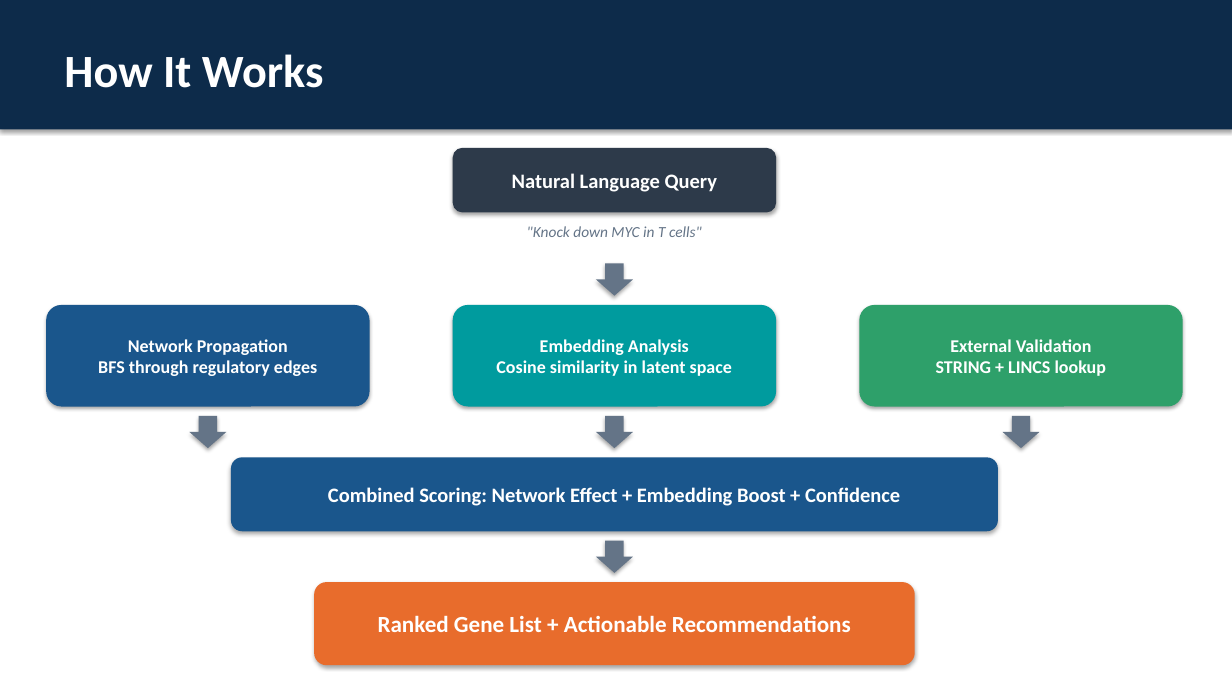
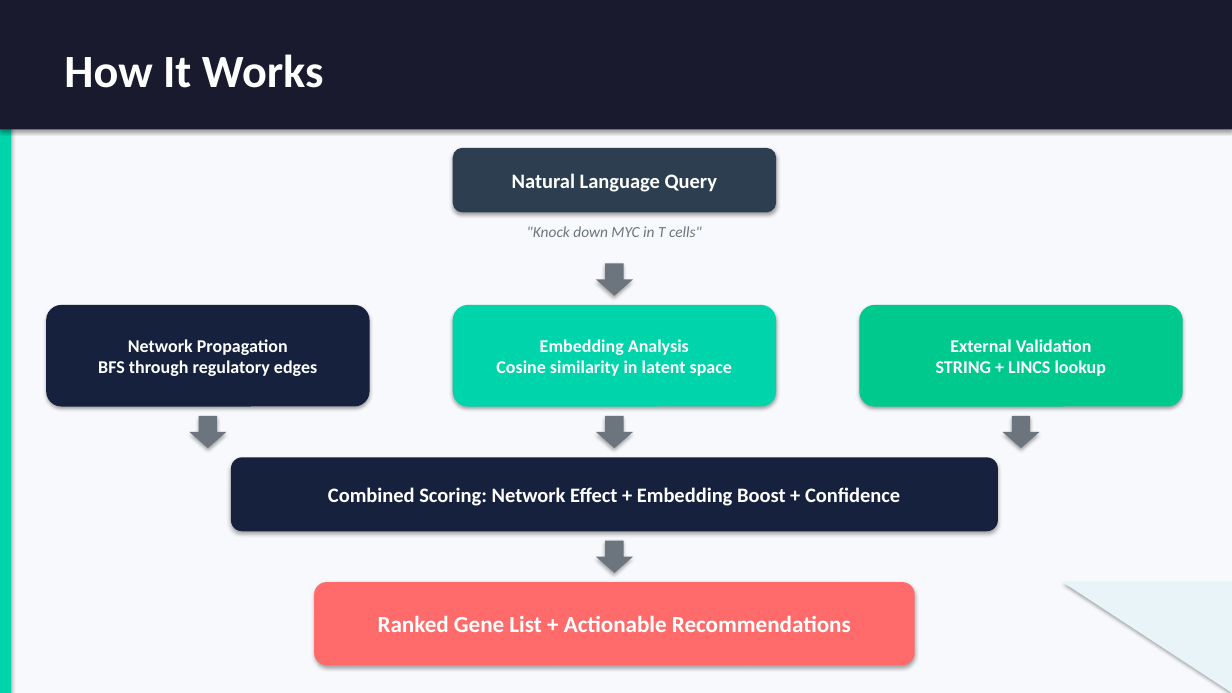
Before and after one commit to jab57/CASCADE, a slide deck: slide 4 of GREmLN_MCP_Server_Presentation.pptx. Drawn at 1232x693 pixels with LibreOffice and Linux fonts; fonts in the diff are those of the drawing. Boxes give left, top, right and bottom in pixels: in the first picture for what was removed or moved away, otherwise in the second. Text is boxed around its words. In the diff, an @@ line names an element or a change of style, - is before the commit and + after.

```diff
--- a/GREmLN_MCP_Server_Presentation.pptx
+++ b/GREmLN_MCP_Server_Presentation.pptx
@@ rectangle at [0,0,1232,693]: fill #FFFFFF to #F8F9FC @@
@@ rectangle at [0,0,1232,129]: fill #0D2B4A to #1A1A2E @@
@@ rectangle removed at [0,0,1232,7] @@
@@ rectangle added at [0,0,11,693], fill #00D4AA @@
@@ rounded rectangle "Network Propagation BFS through regulatory ..." at [46,305,370,407]: fill #1A568C to #16213E @@
@@ rounded rectangle "Embedding Analysis Cosine similarity in ..." at [453,305,776,407]: fill #009B9E to #00D4AA @@
@@ rounded rectangle "External Validation STRING + LINCS ..." at [860,305,1183,407]: fill #2EA06A to #00C98D @@
@@ rounded rectangle "Combined Scoring: Network Effect + ..." at [231,457,998,531]: fill #1A568C to #16213E @@
@@ rounded rectangle "Ranked Gene List + Actionable ..." at [314,582,915,665]: fill #E86C2C to #FF6B6B @@
@@ right triangle added at [1063,582,1232,693], fill #E8F4F8 @@
```
Also in this commit, not shown: 12 other slides changed, 1 other file.
